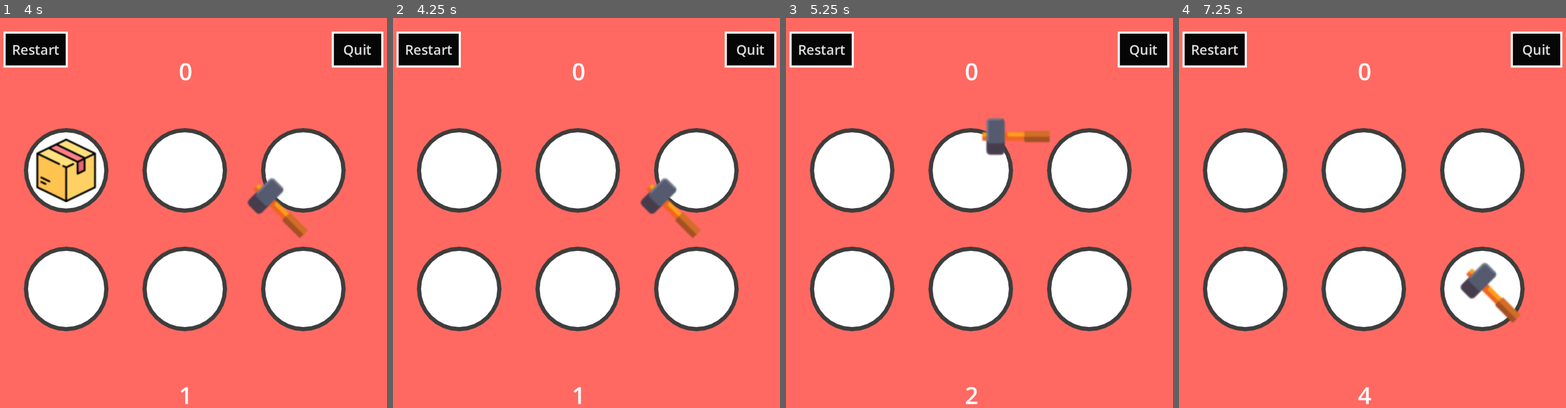
Above: before the commit, frames 1-4 (left to right).
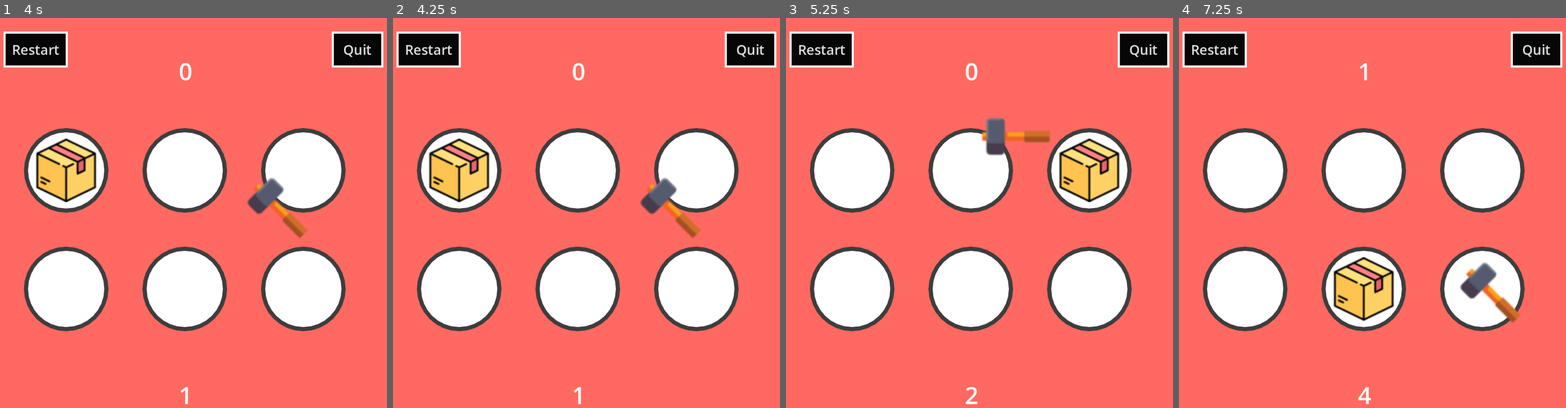
Above: after the commit, the same moments.

Repository: ankit-suman-07/GODOT_HitTheBox
Game: Godot game, scene res://scenes/main_menu.tscn
Same seed, same stepped clock (60 frames per second), same inputs: the game is played once before the commit and once after it.
Inputs (mouse positions are in pixels of both pictures, inside the frame that each line leads up to):
- Up to frame 1 (4 s): click "Start Game" at 0.5 s; click "Restart" at 1.25 s; click "Restart" at 2 s; click "Restart" at 2.75 s; tap Enter at 3.5 s; move the mouse to (278, 209) at 3.52 s; click (278, 209) at 3.67 s
- Up to frame 2 (4.25 s): no input
- Up to frame 3 (5.25 s): move the mouse to (886, 252) at 4.27 s; click (886, 252) at 4.42 s; move the mouse to (1014, 135) at 5.02 s; click (1014, 135) at 5.17 s
- Up to frame 4 (7.25 s): tap Space at 5.75 s; move the mouse to (1341, 314) at 5.77 s; click (1341, 314) at 5.92 s; move the mouse to (1492, 294) at 6.52 s; click (1492, 294) at 6.67 s

Frame 1 is identical in both runs. In frame 2, 2.0% of the frame differs, in the area x 9-26%, y 30-48%; in frame 3, 2.0%; in frame 4, 2.1%, in the area x 39-56%, y 11-78%.

Commit message:
Register hit and update score

Diff:
--- a/scripts/game_screen_scene.gd
+++ b/scripts/game_screen_scene.gd
@@ -16,7 +16,9 @@
 @onready var TIMER_FOR_LABEL = $ControlTimerLabel
 
 var HOLES = []
+var active_hole = null
 var timer_label_seconds = 0
+var score = 0
 
 var is_hitting = false
 
@@ -34,14 +36,22 @@
 
 
 func _input(event):
+	var mouse_pos = get_global_mouse_position()
 	if event is InputEventMouseButton:
 		if event.button_index == MOUSE_BUTTON_LEFT and event.pressed:
 			hit_animation()
+			if active_hole != null and active_hole.get_global_rect().has_point(mouse_pos):
+				#get_tree().paused = true
+				score += 1
+				score_label.text = str(score)
+				print("HIT!")
 
 func _spawn_box():
+
 	var select_hole = HOLES.pick_random()
+	active_hole = select_hole
 	select_hole.get_child(0).visible = true
-	await get_tree().create_timer(0.3).timeout
+	await get_tree().create_timer(0.5).timeout
 	select_hole.get_child(0).visible = false
 
 
